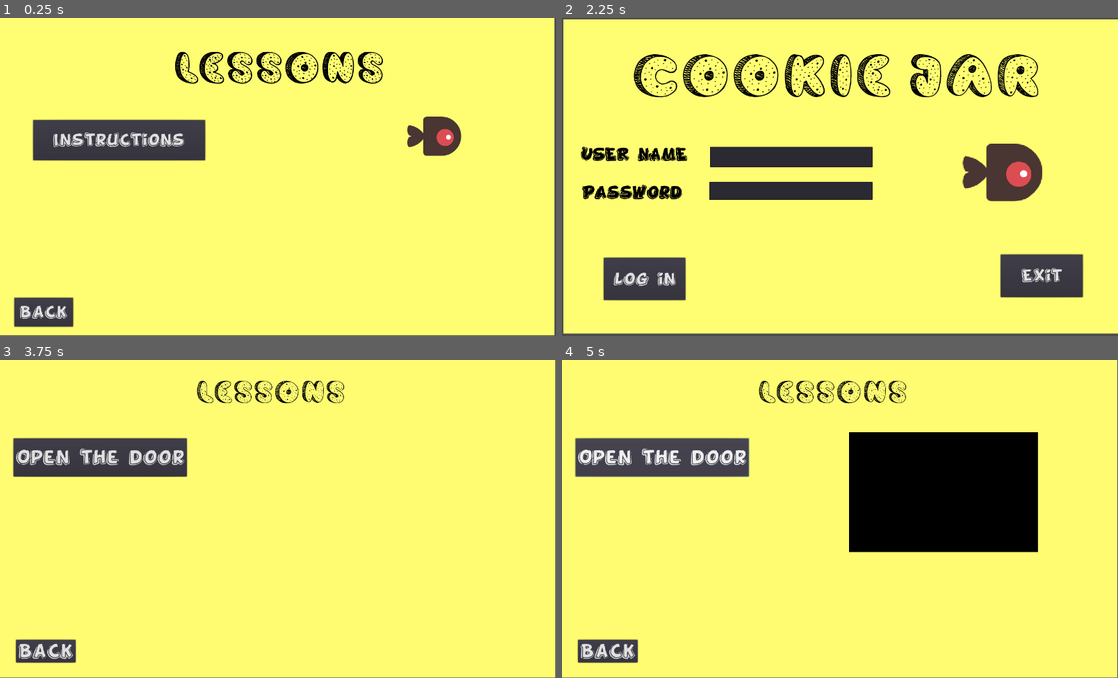
Above: before the commit, frames 1-4 (two rows, left to right).
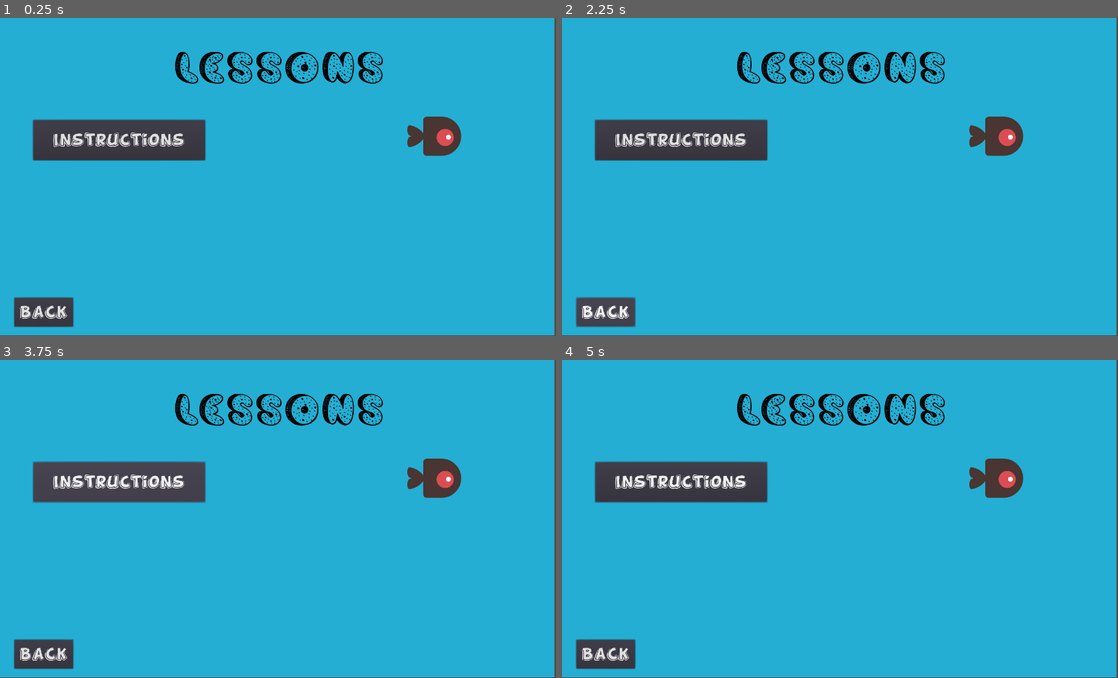
Above: after the commit, the same moments.

Repository: athelog/CookiesJAR
Game: Godot game, scene res://Scene/Lessons.tscn
Two runs of this game, one before a commit and one after it. Both use one fixed random seed, a clock stepped at 60 frames per second and the inputs below. This scene is started directly instead of the project's main scene. Video files are missing from this copy of the repository; at most half a second of black plays in their place.
Inputs (mouse positions are in pixels of both pictures, inside the frame that each line leads up to):
- Up to frame 1 (0.25 s): no input
- Up to frame 2 (2.25 s): click "Instructions" at 0.5 s; click "Back" at 1.25 s; click "Back" at 2 s
- Up to frame 3 (3.75 s): click (83, 620) at 2.75 s, where only the run before the commit has a clickable "Log in"; click "Instructions" at 3.5 s
- Up to frame 4 (5 s): click (662, 458) at 4.25 s, where only the run before the commit has a clickable "Open the door"

The runs differ from the first frame. In frame 1, 93% of the frame differs, in the area x 0-100%, y 0-100%; in frame 2, 99%; in frame 3, 98%; in frame 4, 98%.

Commit message:
Cambio de color en las escenas y fallo en el evento del password arreglado

Diff:
--- a/Code/main.gd
+++ b/Code/main.gd
@@ -7,6 +7,7 @@
 
 func _process(delta):
 	$Fish.play()#Hace mover el pez
+	$Carreta.play()
 
 func _on_Salir_pressed():
 	get_tree().quit()#salir del juego
@@ -14,10 +15,8 @@
 func _on_Iniciar_pressed():
 	get_tree().change_scene("res://Scene/Lessons.tscn")#cambia de escena
 
-
 func _on_LEditUser_text_changed( new_text ):#Guarda el inputtext del username
 	userNameFld = new_text
 
-
-func _on_LEditPass_text_entered( new_text ):#Guarda el inputtext del password
-	userPasswordFld = new_text
+func passFld( new_text ):
+	print(new_text)
--- a/Scene/Instructions.tscn
+++ b/Scene/Instructions.tscn
@@ -1,9 +1,10 @@
-[gd_scene load_steps=8 format=2]
+[gd_scene load_steps=9 format=2]
 
 [ext_resource path="res://Scene/Instructions.gd" type="Script" id=1]
 [ext_resource path="res://Font/Cookie Dough.otf" type="DynamicFontData" id=2]
 [ext_resource path="res://Font/FunnyKid.ttf" type="DynamicFontData" id=3]
 [ext_resource path="res://MEDIA/Videos/open-the-door_MUSIC.ogv" type="VideoStream" id=4]
+[ext_resource path="res://MEDIA/testAnimal.png" type="Texture" id=5]
 
 [sub_resource type="DynamicFont" id=1]
 
@@ -51,7 +52,7 @@
 mouse_default_cursor_shape = 0
 size_flags_horizontal = 1
 size_flags_vertical = 1
-color = Color( 1, 0.992157, 0.447059, 1 )
+color = Color( 0.145098, 0.686275, 0.831373, 1 )
 
 [node name="Label" type="Label" parent="." index="1"]
 
@@ -134,10 +135,10 @@
 anchor_top = 0.0
 anchor_right = 0.0
 anchor_bottom = 0.0
-margin_left = 702.0
-margin_top = 177.0
-margin_right = 1164.0
-margin_bottom = 471.0
+margin_left = 1013.0
+margin_top = 200.0
+margin_right = 1259.0
+margin_bottom = 368.0
 rect_pivot_offset = Vector2( 0, 0 )
 mouse_filter = 0
 mouse_default_cursor_shape = 0
@@ -152,6 +153,12 @@
 buffering_msec = 500
 bus = "Master"
 
+[node name="Sprite" type="Sprite" parent="." index="5"]
+
+position = Vector2( 702.776, 521.894 )
+scale = Vector2( 0.361511, 0.361511 )
+texture = ExtResource( 5 )
+
 [connection signal="pressed" from="Open_door" to="." method="_on_Open_door_pressed"]
 
 [connection signal="pressed" from="Back" to="." method="_on_Back_pressed"]
--- a/Scene/Lessons.tscn
+++ b/Scene/Lessons.tscn
@@ -41,7 +41,7 @@
 "speed": 5.0
 } ]
 
-[node name="CanvasLayer" type="CanvasLayer"]
+[node name="CanvasLayer" type="CanvasLayer" index="0"]
 
 layer = 1
 offset = Vector2( 0, 0 )
@@ -65,7 +65,7 @@
 mouse_default_cursor_shape = 0
 size_flags_horizontal = 1
 size_flags_vertical = 1
-color = Color( 1, 0.996078, 0.447059, 1 )
+color = Color( 0.145098, 0.686275, 0.831373, 1 )
 
 [node name="Lessons" type="Label" parent="." index="1"]
 
--- a/Scene/main.tscn
+++ b/Scene/main.tscn
@@ -1,10 +1,16 @@
-[gd_scene load_steps=12 format=2]
+[gd_scene load_steps=19 format=2]
 
 [ext_resource path="res://Code/main.gd" type="Script" id=1]
 [ext_resource path="res://Font/Cookie Dough.otf" type="DynamicFontData" id=2]
 [ext_resource path="res://Font/FunnyKid.ttf" type="DynamicFontData" id=3]
 [ext_resource path="res://art/enemySwimming_1.png" type="Texture" id=4]
 [ext_resource path="res://art/enemySwimming_2.png" type="Texture" id=5]
+[ext_resource path="res://art/Carreta/Carreta1.png" type="Texture" id=6]
+[ext_resource path="res://art/Carreta/carreta2.png" type="Texture" id=7]
+[ext_resource path="res://art/Carreta/carreta3.png" type="Texture" id=8]
+[ext_resource path="res://art/Carreta/carreta4.png" type="Texture" id=9]
+[ext_resource path="res://art/Carreta/carreta5.png" type="Texture" id=10]
+[ext_resource path="res://art/Carreta/carreta6.png" type="Texture" id=11]
 
 [sub_resource type="DynamicFont" id=1]
 
@@ -54,6 +60,16 @@
 "name": "nadar",
 "speed": 5.0
 } ]
+
+[sub_resource type="SpriteFrames" id=7]
+
+animations = [ {
+"frames": [ ExtResource( 6 ), ExtResource( 7 ), ExtResource( 8 ), ExtResource( 9 ), ExtResource( 10 ), ExtResource( 11 ) ],
+"loop": true,
+"name": "rueda",
+"speed": 12.0
+} ]
+_sections_unfolded = [ "Resource" ]
 
 [node name="CanvasLayer" type="CanvasLayer" index="0"]
 
@@ -80,7 +96,7 @@
 mouse_default_cursor_shape = 0
 size_flags_horizontal = 1
 size_flags_vertical = 1
-color = Color( 1, 0.996078, 0.447059, 1 )
+color = Color( 0.146255, 0.687375, 0.832031, 1 )
 
 [node name="Title" type="Label" parent="." index="1"]
 
@@ -142,7 +158,7 @@
 anchor_bottom = 0.0
 margin_left = 46.0
 margin_top = 314.0
-margin_right = 251.0
+margin_right = 306.0
 margin_bottom = 362.0
 rect_pivot_offset = Vector2( 0, 0 )
 mouse_filter = 2
@@ -264,10 +280,16 @@
 frames = SubResource( 6 )
 animation = "nadar"
 
+[node name="Carreta" type="AnimatedSprite" parent="." index="9"]
+
+position = Vector2( 729.134, 589.551 )
+frames = SubResource( 7 )
+animation = "rueda"
+
 [connection signal="pressed" from="Exit" to="." method="_on_Salir_pressed"]
 
 [connection signal="pressed" from="Log in" to="." method="_on_Iniciar_pressed"]
 
 [connection signal="text_changed" from="LEditUser" to="." method="_on_LEditUser_text_changed"]
 
-[connection signal="text_entered" from="LEditPass" to="." method="_on_LEditPass_text_entered"]
+[connection signal="text_changed" from="LEditPass" to="." method="passFld"]
